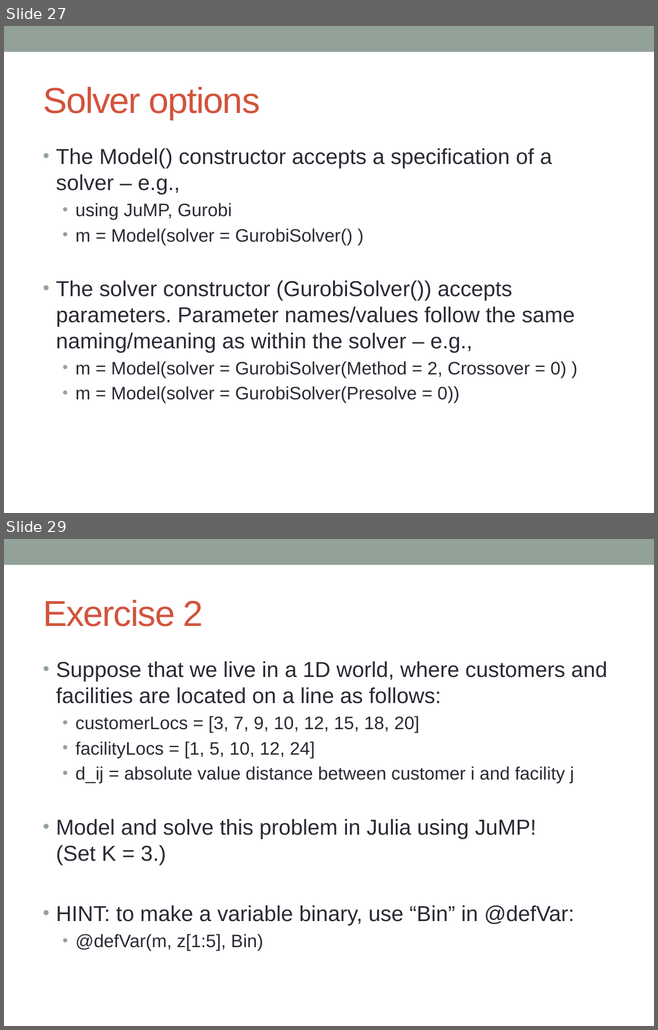
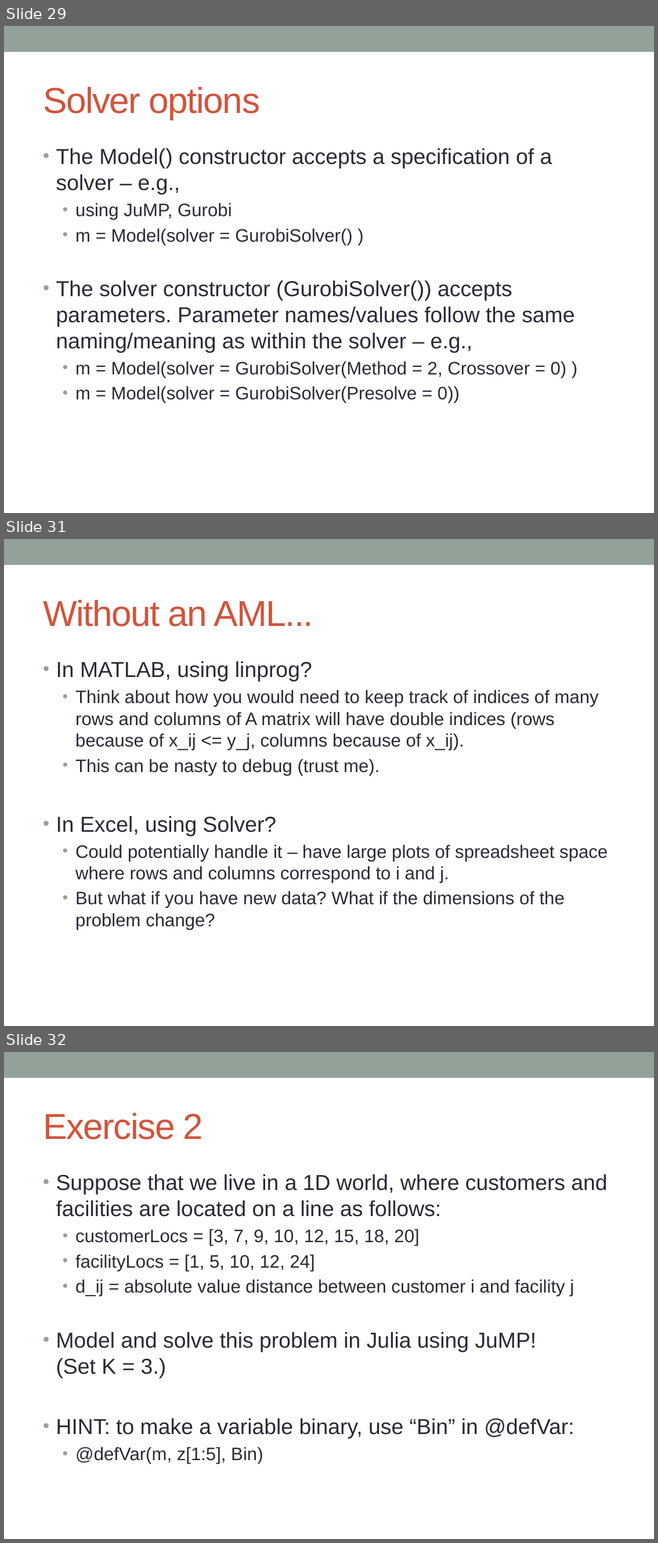
Before and after one commit to IainNZ/ORSoftwareTools2014, a slide deck: Modelling/LPModeling.pptx. Shown one above the other, each under a label of ours: slides 27 and 29 before the commit, slides 29, 31 and 32 after it; the slides between them are not shown. The pictures are 658x1030 and 658x1543 pixels, drawn with LibreOffice and Linux fonts; fonts in the diff are those of the drawing. Boxes give left, top, right and bottom in pixels: in the first picture for what was removed or moved away, otherwise in the second. Text is boxed around its words. In the diff, an @@ line names an element or a change of style, - is before the commit and + after.

```diff
--- a/Modelling/LPModeling.pptx
+++ b/Modelling/LPModeling.pptx
@@ slide 31 added at <box>4,539,654,1026</box>, background #FFFFFF; not listed: 1 template element that a slide beside it also shows @@
@@ title added at <box>43,600,313,627</box>, 40 pt, text #D2533C @@
+Without an AML...
@@ text added at <box>56,661,607,930</box>, 20 pt, text #292934 @@
+• In MATLAB, using linprog?
+  • Think about how you would need to keep track of indices of many rows and columns of A matrix will have double indices (rows because of x_ij <= y_j, columns because of x_ij).
+  • This can be nasty to debug (trust me).
+• In Excel, using Solver?
+  • Could potentially handle it – have large plots of spreadsheet space where rows and columns correspond to i and j.
+  • But what if you have new data? What if the dimensions of the problem change?
@@ what was slide 27 is now slide 29 @@
@@ what was slide 29 is now slide 32 @@
```
Also in this commit, not shown: 2 slides changed, 3 other slides added, 1 slide removed.
